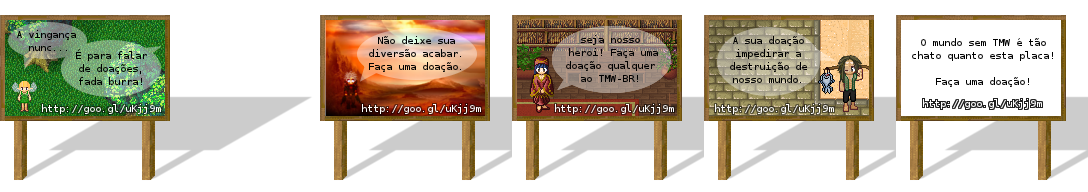
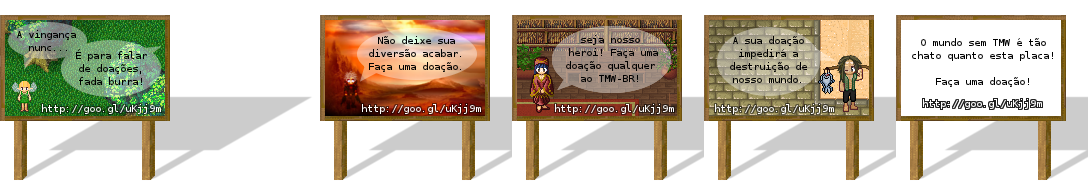
Layers edited between the first and the second 1088×192 image:
renamed "A sua doação impedirar a destr..." to "A sua doação impedirá a destru...", painted on it over bbox(736, 49, 801, 59)
renamed "Fundo" to "Camada colada", painted on it over bbox(325, 20, 801, 116)
